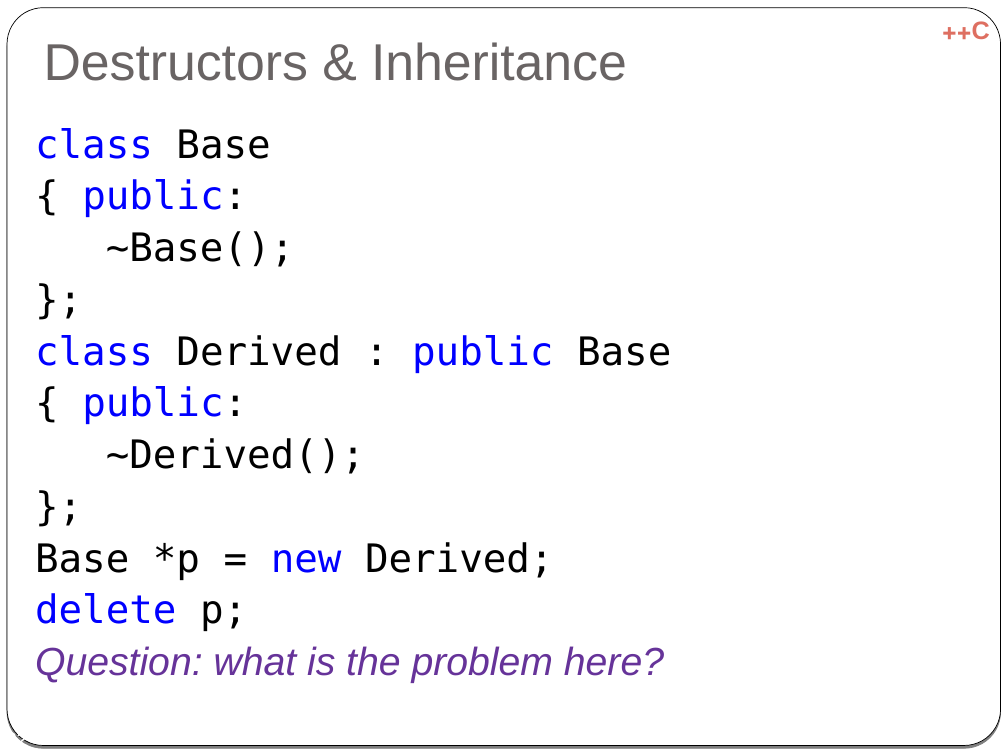
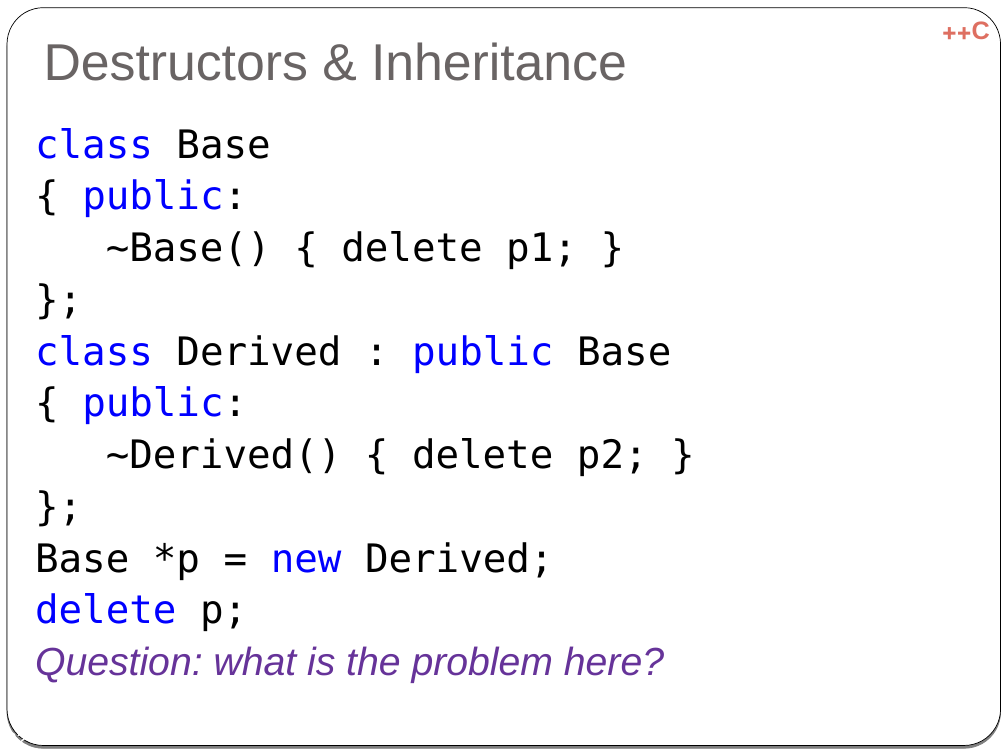
Before and after one commit to cpp-at-ariel/cpp-5780, a slide deck: slide 32 of 06-inheritance/slides-virtual.odp. Drawn at 1008x756 pixels with LibreOffice and Linux fonts; fonts in the diff are those of the drawing. Boxes give left, top, right and bottom in pixels: in the first picture for what was removed or moved away, otherwise in the second. Text is boxed around its words. In the diff, an @@ line names an element or a change of style, - is before the commit and + after.

```diff
--- a/06-inheritance/slides-virtual.odp
+++ b/06-inheritance/slides-virtual.odp
@@ text at <box>35,128,671,683</box>: text changed @@
-class Base
-{ public:
-~Base();
-};
-class Derived : public Base
-{ public:
-~Derived();
-};
-Base *p = new Derived;
-delete p;
-Question: what is the problem here?
+class Base
+{ public:
+~Base() { delete p1; }
+};
+class Derived : public Base
+{ public:
+~Derived() { delete p2; }
+};
+Base *p = new Derived;
+delete p;
+Question: what is the problem here?
```
Also in this commit, not shown: 7 other slides changed, 1 slide added, 11 other files.
